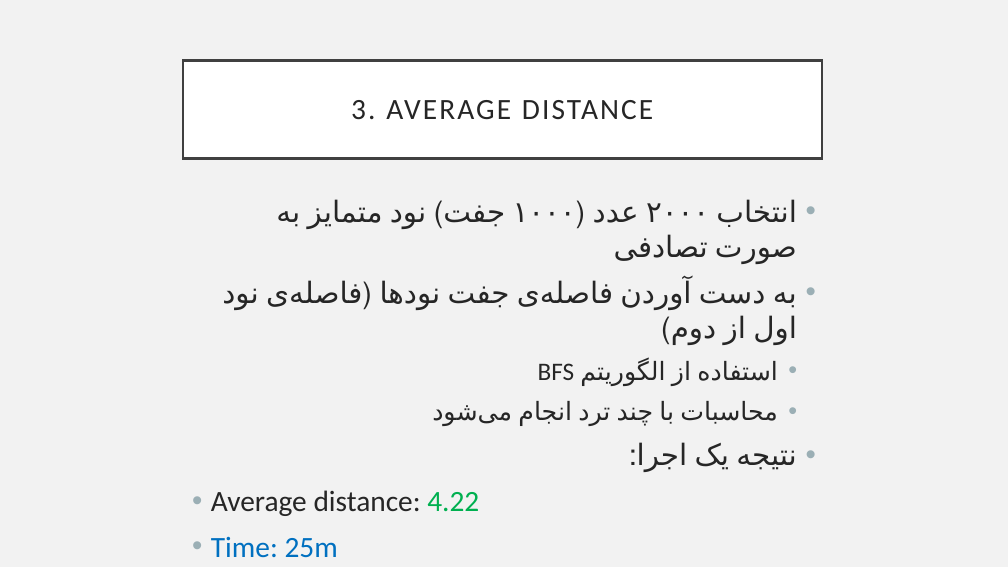
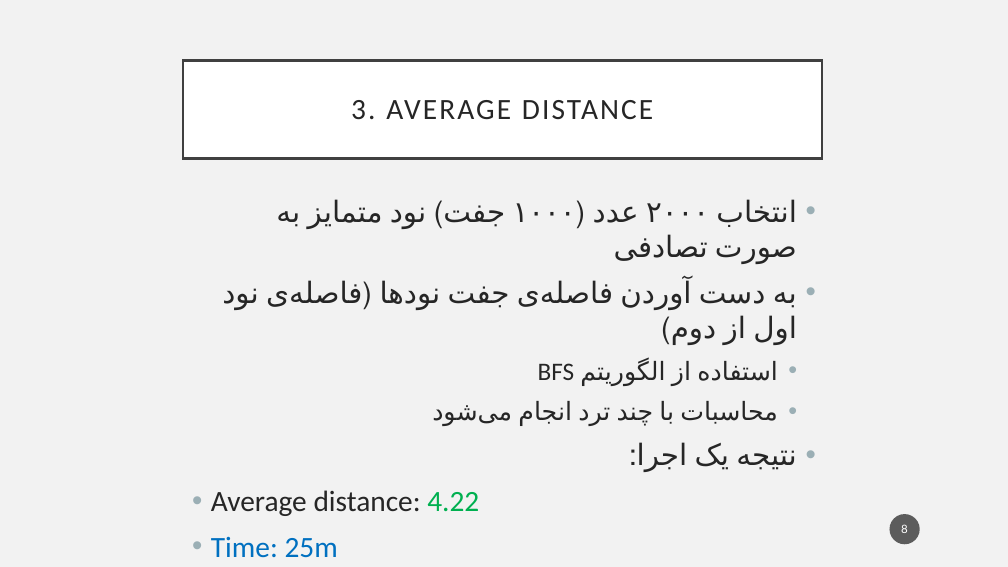
Before and after one commit to mahozad/graph-analysis, a slide deck: slide 8 of presentation.pptx. Drawn at 1008x567 pixels with LibreOffice and Linux fonts; fonts in the diff are those of the drawing. Boxes give left, top, right and bottom in pixels: in the first picture for what was removed or moved away, otherwise in the second. Text is boxed around its words. In the diff, an @@ line names an element or a change of style, - is before the commit and + after.

```diff
--- a/presentation.pptx
+++ b/presentation.pptx
@@ page number added at [890,514,920,544], fill #1D1D1D at 70% opacity, 11 pt, text #FFFFFF @@
+8
```
Also in this commit, not shown: 6 other slides changed, 1 other file.
